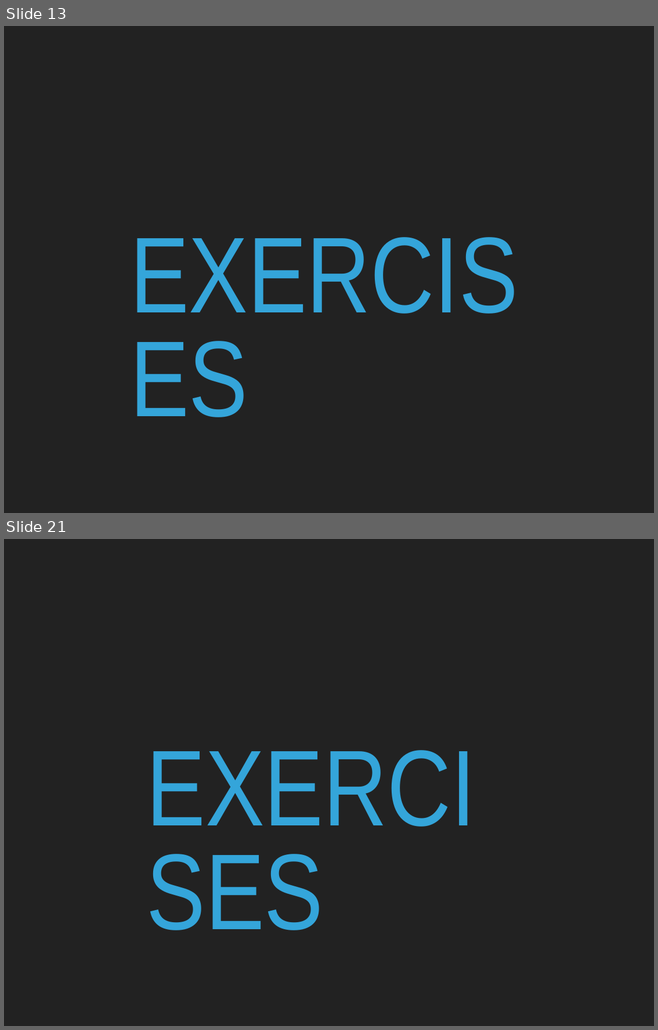
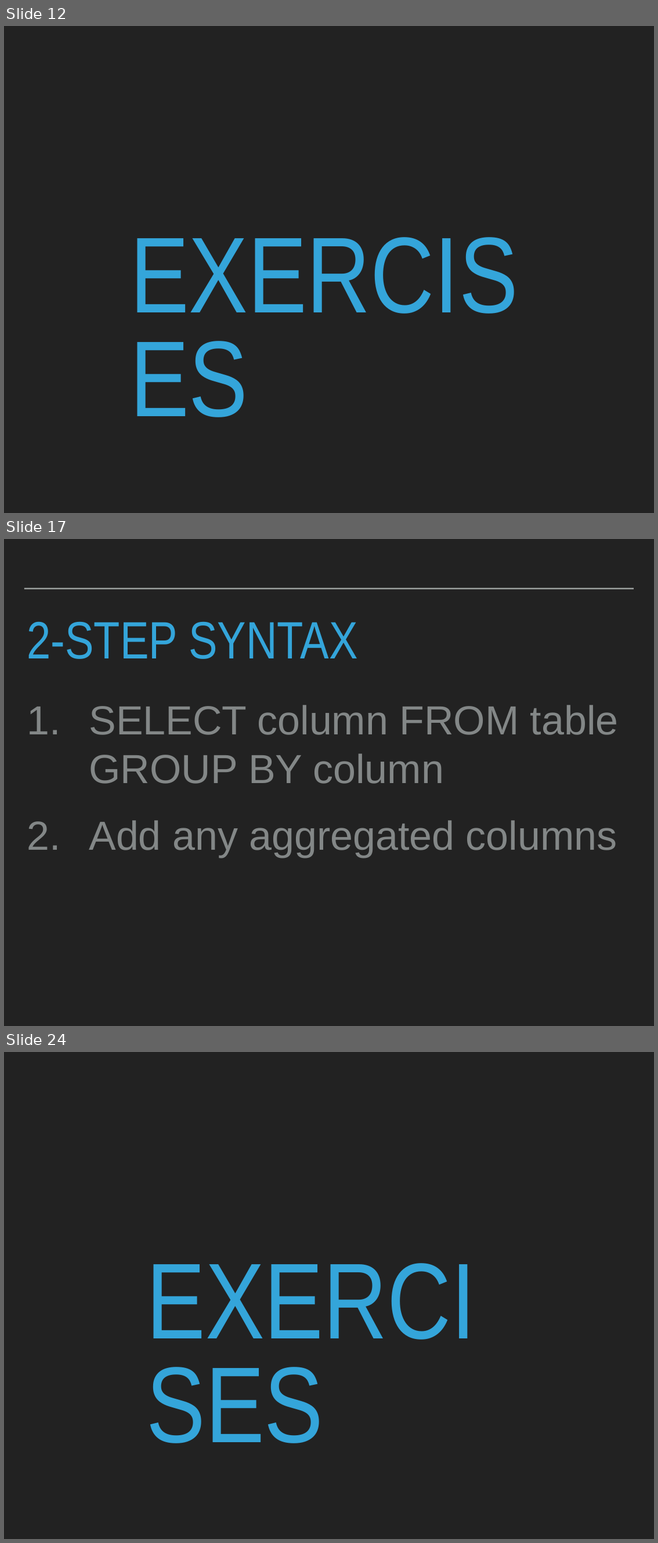
Before and after one commit to robcarrington/sqlbootcamp, a slide deck: Session 3/Session3.pptx. Shown one above the other, each under a label of ours: slides 13 and 21 before the commit, slides 12, 17 and 24 after it; the slides between them are not shown. The pictures are 658x1030 and 658x1543 pixels, drawn with LibreOffice and Linux fonts; fonts in the diff are those of the drawing. Boxes give left, top, right and bottom in pixels: in the first picture for what was removed or moved away, otherwise in the second. Text is boxed around its words. In the diff, an @@ line names an element or a change of style, - is before the commit and + after.

```diff
--- a/Session 3/Session3.pptx
+++ b/Session 3/Session3.pptx
@@ slide 17 added at (4, 539, 654, 1026), background #222222 @@
@@ line added from (24, 589) to (633, 589), #A6AAA9 2 pt @@
@@ title added at (27, 621, 357, 659), 82.8 pt, text #34A5DA @@
+2-STEP SYNTAX
@@ text added at (89, 705, 618, 857), 64 pt, text #838787 @@
+1. SELECT column FROM table GROUP BY column
+2. Add any aggregated columns
@@ what was slide 13 is now slide 12 @@
@@ what was slide 21 is now slide 24 @@
```
Also in this commit, not shown: 2 slides changed, 9 other slides added, 16 slides removed, 11 other files.
